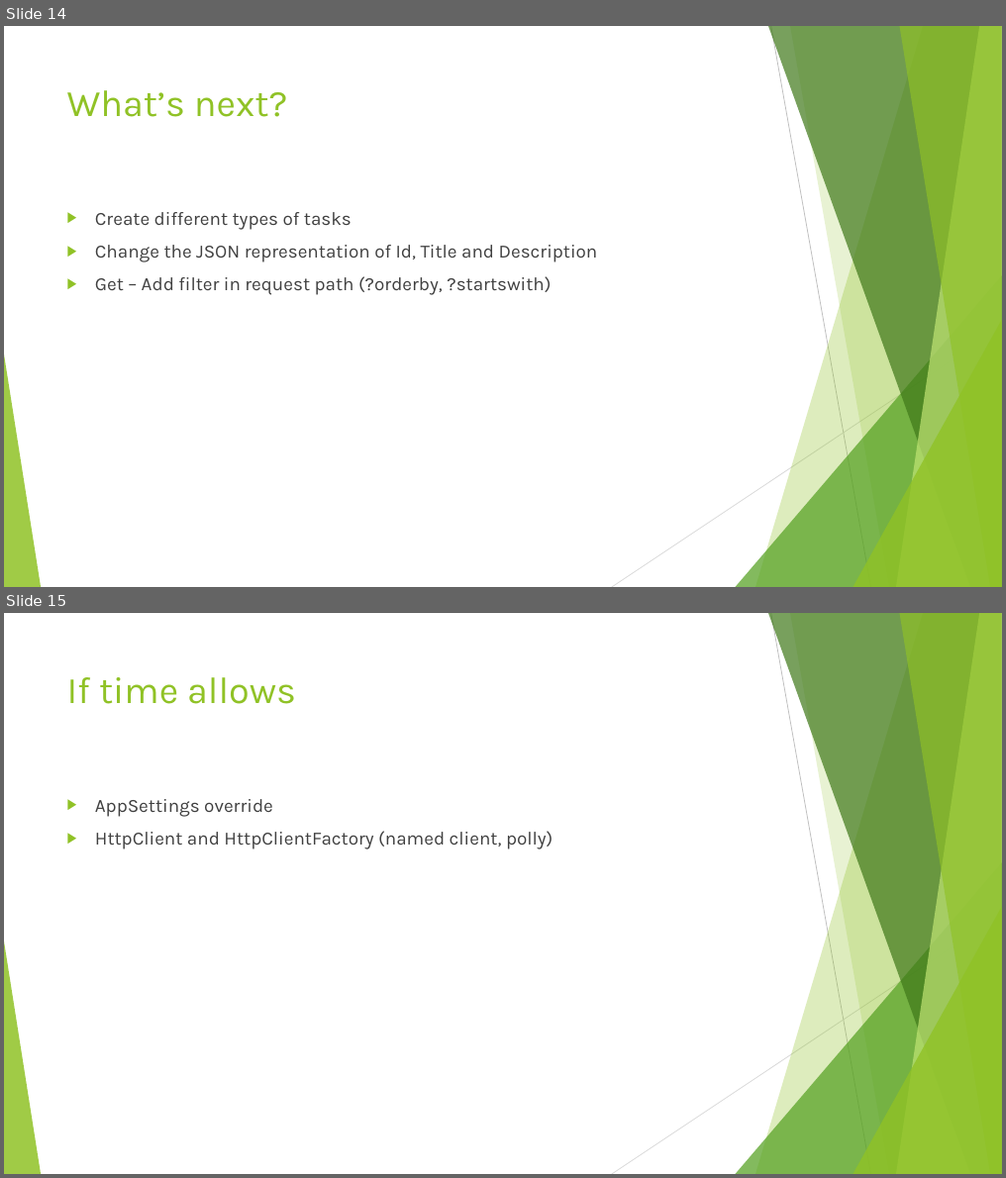
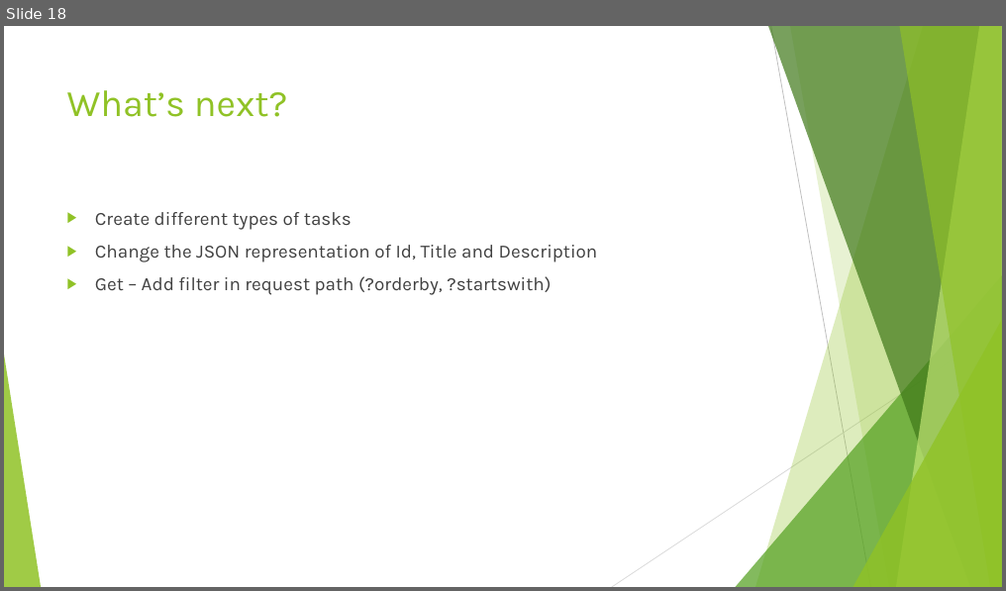
Before and after one commit to javitolin/CSharpWorkshopTodoList, a slide deck: Slides/6. Day 5 - API.pptx. Shown one above the other, each under a label of ours: slides 14 and 15 before the commit, slide 18 after it. The pictures are 1006x1178 and 1006x591 pixels, drawn with LibreOffice and Linux fonts; fonts in the diff are those of the drawing. Boxes give left, top, right and bottom in pixels: in the first picture for what was removed or moved away, otherwise in the second. Text is boxed around its words. In the diff, an @@ line names an element or a change of style, - is before the commit and + after.

Commit message:
Add httpfactory for client

```diff
--- a/Slides/6. Day 5 - API.pptx
+++ b/Slides/6. Day 5 - API.pptx
@@ slide 15 removed at (x1=4, y1=613, x2=1002, y2=1174), background #FFFFFF; not listed: 10 template elements that a slide beside it also shows @@
@@ title removed at (x1=67, y1=677, x2=296, y2=704) @@
-If time allows
@@ text removed at (x1=95, y1=799, x2=552, y2=850) @@
-▶ AppSettings override
-▶ HttpClient and HttpClientFactory (named client, polly)
@@ what was slide 14 is now slide 18 @@
```
Also in this commit, not shown: 3 slides changed, 4 slides added, 30 other files.
